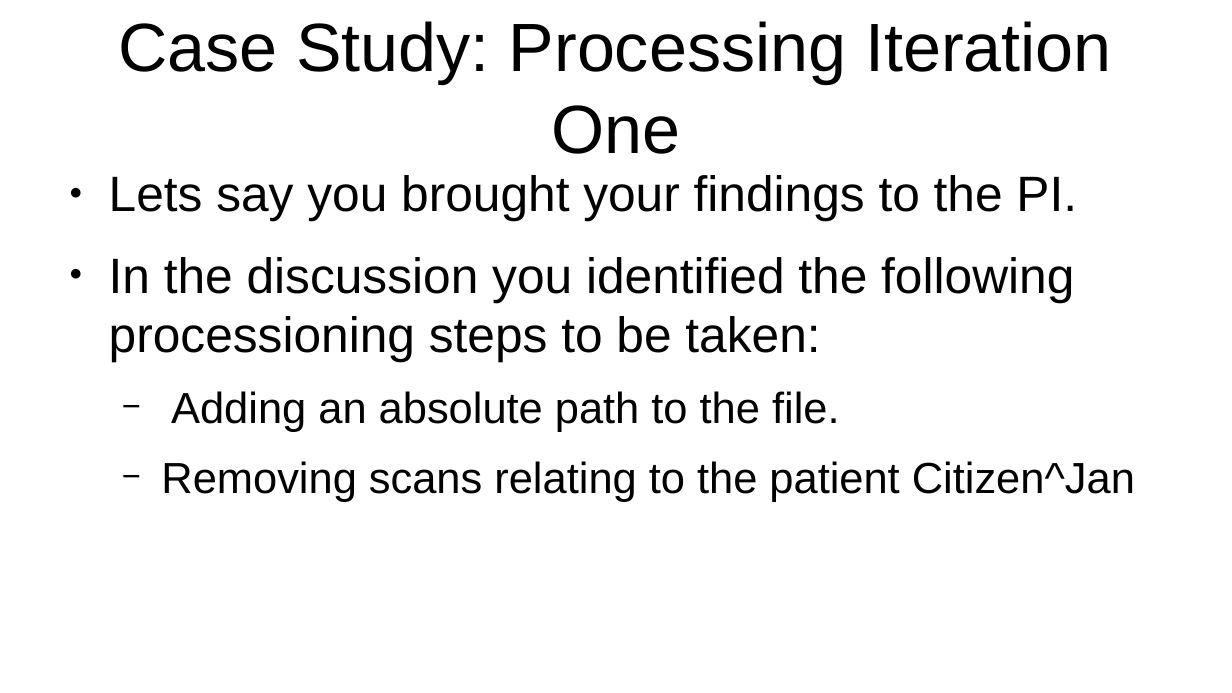
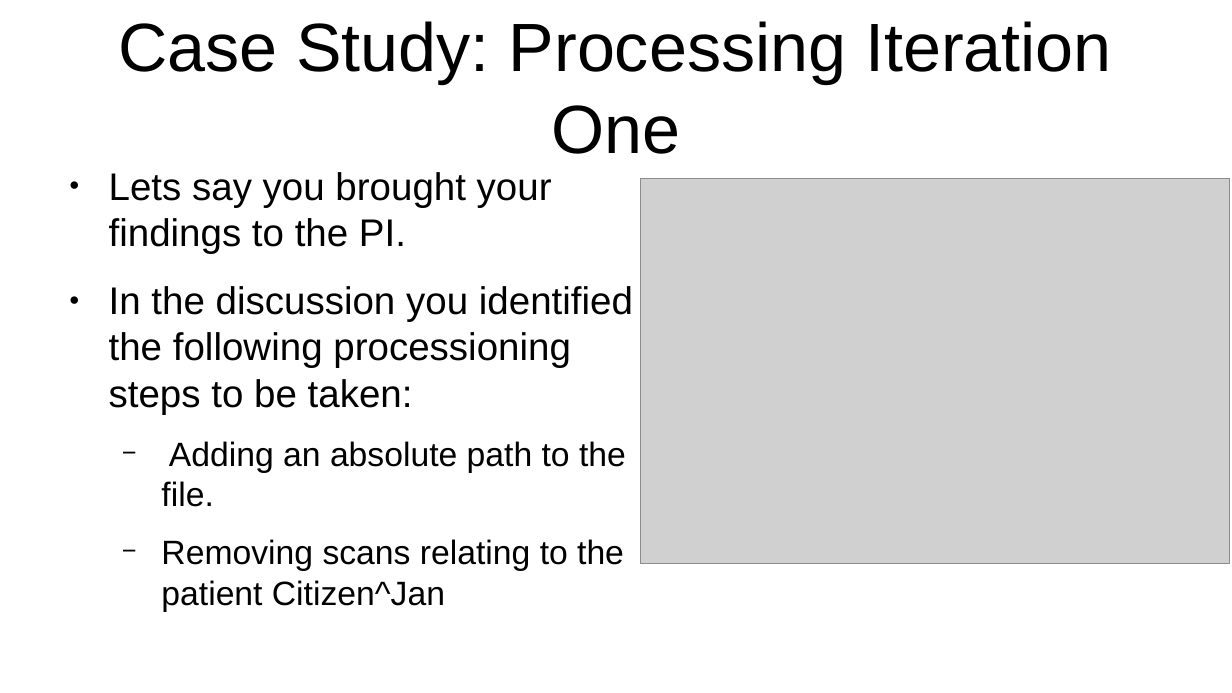
Before and after one commit to buzgalbraith/data-processing-workshop, a slide deck: slide 13 of slides/data_processing_slides.odp (slide 12 before the commit). Drawn at 1232x693 pixels with LibreOffice and Linux fonts; fonts in the diff are those of the drawing; grey boxes stand for pictures. Boxes give left, top, right and bottom in pixels: in the first picture for what was removed or moved away, otherwise in the second. Text is boxed around its words. In the diff, an @@ line names an element or a change of style, - is before the commit and + after.

```diff
--- a/slides/data_processing_slides.odp
+++ b/slides/data_processing_slides.odp
@@ text "Lets say you brought your ..." at <box>109,172,633,571</box>: size 32 to 24.8 pt in "Lets say you brought your findings to ...", "In the discussion you identified the following ..."; size 28 to 21.7 pt in "Adding an absolute path to the file.", "Removing scans relating to the patient Citizen^Jan" @@
@@ picture added at <box>641,179,1230,565</box> @@
```
Also in this commit, not shown: 9 other slides changed, 1 slide added, 2 other files.
